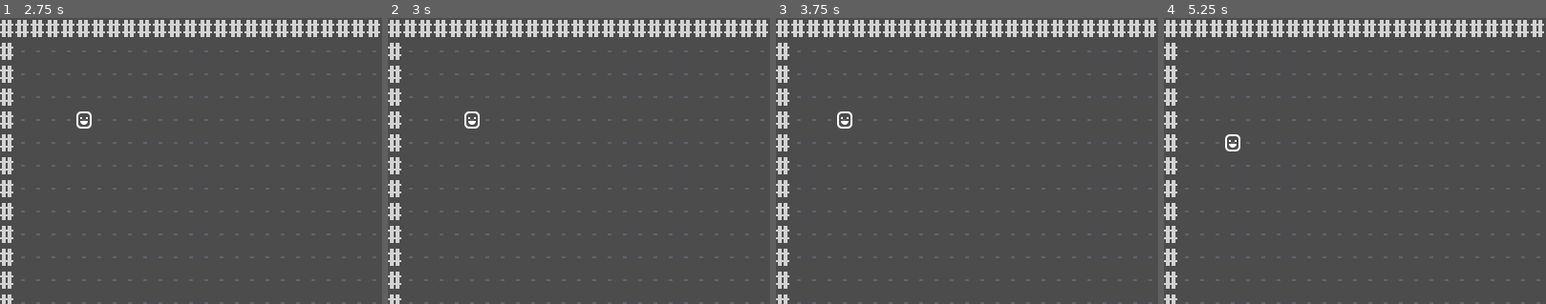
Above: before the commit, frames 1-4 (left to right).
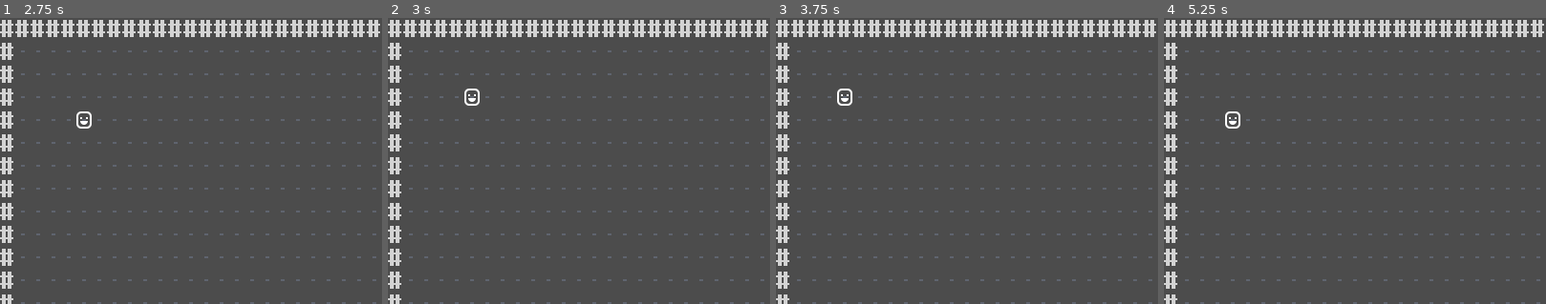
Above: after the commit, the same moments.

Repository: Zedalgo/GodotRogueSD
Game: Godot game, scene res://scene/main/MainScene.tscn
Same seed, same stepped clock (60 frames per second), same inputs: the game is played once before the commit and once after it.
Inputs (mouse positions are % of the whole screen's width and height, from its top left):
- Up to frame 1 (2.75 s): tap Space (start_game) at 0.5, 0.8, 1.25, 1.35, 2, 2.3 s; move the mouse to (72, 45) at 0.52 s; press the mouse at (72, 45) at 0.53 s; hold Right (move_right) 0.53-1.28 s; move the mouse to (30, 55) at 1.27 s; release the mouse at (30, 55) at 1.28 s; hold Down (move_down) 1.28-2.03 s; click (30, 55) at 1.55 s; move the mouse to (60, 28) at 2.02 s; press the mouse at (60, 28) at 2.03 s; hold Right (move_right) from 2.03 s (still down)
- Up to frame 2 (3 s): tap Space (start_game) at 2.75, 2.85 s; move the mouse to (45, 70) at 2.77 s; release Right (move_right) at 2.78 s; release the mouse at (45, 70) at 2.78 s; hold Up (move_up) from 2.78 s (still down)
- Up to frame 3 (3.75 s): click (45, 70) at 3.05 s; tap Space (start_game) at 3.5 s; move the mouse to (80, 65) at 3.52 s; release Up (move_up) at 3.53 s; press the mouse at (80, 65) at 3.53 s; hold Left (move_left) from 3.53 s (still down)
- Up to frame 4 (5.25 s): tap Space (start_game) at 3.8, 4.25, 4.35 s; tap ' (debug_key) at 4.15 s; move the mouse to (20, 35) at 4.27 s; release the mouse at (20, 35) at 4.28 s; click (20, 35) at 4.55 s; move the mouse to (55, 50) at 5.02 s; release Left (move_left) at 5.03 s; press the mouse at (55, 50) at 5.03 s; hold Down (move_down) from 5.03 s (still down)
The pictures show only the part of the screen within x 0-50%, y 0-50%; the shares and areas given below are measured in that part.

Frame 1 is identical in both runs. In frame 2, 0.3% of the frame differs, in the area x 20-24%, y 24-39%; in frame 3, 0.3%; in frame 4, 0.3%.
Error before the commit: Invalid get index '3' (on base: 'Array'). (res://MainScene.gd:76)
Error after the commit: Invalid get index '36' (on base: 'Array'). (res://scene/main/MainScene.gd:76)

Commit message:
movement reworked, walls now unwalkable

Diff:
--- a/project.godot
+++ b/project.godot
@@ -10,6 +10,7 @@
 
 _global_script_classes=[  ]
 _global_script_class_icons={
+
 }
 
 [application]
@@ -26,7 +27,7 @@
 
 start_game={
 "deadzone": 0.5,
-"events": [ Object(InputEventKey,"resource_local_to_scene":false,"resource_name":"","device":0,"alt":false,"shift":false,"control":false,"meta":false,"command":false,"pressed":false,"scancode":32,"physical_scancode":0,"unicode":0,"echo":false,"script":null)
+"events": [ Object(InputEventKey,"resource_local_to_scene":false,"resource_name":"","device":0,"alt":false,"shift":false,"control":false,"meta":false,"command":false,"pressed":false,"scancode":32,"unicode":0,"echo":false,"script":null)
  ]
 }
 select={
@@ -36,27 +37,27 @@
 }
 move_up={
 "deadzone": 0.5,
-"events": [ Object(InputEventKey,"resource_local_to_scene":false,"resource_name":"","device":0,"alt":false,"shift":false,"control":false,"meta":false,"command":false,"pressed":false,"scancode":0,"physical_scancode":16777232,"unicode":0,"echo":false,"script":null)
+"events": [ Object(InputEventKey,"resource_local_to_scene":false,"resource_name":"","device":0,"alt":false,"shift":false,"control":false,"meta":false,"command":false,"pressed":false,"scancode":16777232,"unicode":0,"echo":false,"script":null)
  ]
 }
 move_down={
 "deadzone": 0.5,
-"events": [ Object(InputEventKey,"resource_local_to_scene":false,"resource_name":"","device":0,"alt":false,"shift":false,"control":false,"meta":false,"command":false,"pressed":false,"scancode":0,"physical_scancode":16777234,"unicode":0,"echo":false,"script":null)
+"events": [ Object(InputEventKey,"resource_local_to_scene":false,"resource_name":"","device":0,"alt":false,"shift":false,"control":false,"meta":false,"command":false,"pressed":false,"scancode":16777234,"unicode":0,"echo":false,"script":null)
  ]
 }
 move_left={
 "deadzone": 0.5,
-"events": [ Object(InputEventKey,"resource_local_to_scene":false,"resource_name":"","device":0,"alt":false,"shift":false,"control":false,"meta":false,"command":false,"pressed":false,"scancode":0,"physical_scancode":16777231,"unicode":0,"echo":false,"script":null)
+"events": [ Object(InputEventKey,"resource_local_to_scene":false,"resource_name":"","device":0,"alt":false,"shift":false,"control":false,"meta":false,"command":false,"pressed":false,"scancode":16777231,"unicode":0,"echo":false,"script":null)
  ]
 }
 move_right={
 "deadzone": 0.5,
-"events": [ Object(InputEventKey,"resource_local_to_scene":false,"resource_name":"","device":0,"alt":false,"shift":false,"control":false,"meta":false,"command":false,"pressed":false,"scancode":0,"physical_scancode":16777233,"unicode":0,"echo":false,"script":null)
+"events": [ Object(InputEventKey,"resource_local_to_scene":false,"resource_name":"","device":0,"alt":false,"shift":false,"control":false,"meta":false,"command":false,"pressed":false,"scancode":16777233,"unicode":0,"echo":false,"script":null)
  ]
 }
 debug_key={
 "deadzone": 0.5,
-"events": [ Object(InputEventKey,"resource_local_to_scene":false,"resource_name":"","device":0,"alt":false,"shift":false,"control":false,"meta":false,"command":false,"pressed":false,"scancode":0,"physical_scancode":39,"unicode":0,"echo":false,"script":null)
+"events": [ Object(InputEventKey,"resource_local_to_scene":false,"resource_name":"","device":0,"alt":false,"shift":false,"control":false,"meta":false,"command":false,"pressed":false,"scancode":39,"unicode":0,"echo":false,"script":null)
  ]
 }
 
--- /dev/null
+++ b/scene/main/MainScene.gd
@@ -0,0 +1,87 @@
+extends Node2D
+
+var _floor_scene:PackedScene = preload("res://sprite/Floor.tscn")
+var _wall_scene:PackedScene = preload("res://sprite/Wall.tscn")
+var _player_scene:PackedScene = preload("res://sprite/Player.tscn")
+
+var _new_GetCoord = preload("res://library/GetCoord.gd").new()
+
+var player:Sprite
+var wall:Sprite
+
+var map:Array = []
+
+var map_generated:bool = false
+
+var tile_width:int = 16
+var tile_height:int = 24
+
+
+# Theoretically runs when the main scene happens for the first time
+func _ready():
+	randomize()
+
+# Handles non-movement player inputs
+func _unhandled_input(Input):
+	if Input.is_action_pressed("start_game") && map_generated == false:
+		$SpaceToGenMap.visible = false
+		map_generated = true
+		print("Generating map...")
+		generate_map()
+		print("Map generated.")
+	if map_generated == true:
+		if Input.is_action_pressed("select"):
+			get_clicked_grid_tile()
+		if Input.is_action_pressed("debug_key"):
+			print(_new_GetCoord.vector_to_index(player.position.x, player.position.y))
+		if Input.is_action_pressed("move_down"):
+			try_move(0, 1)
+		if Input.is_action_pressed("move_up"):
+			try_move(0, -1)
+		if Input.is_action_pressed("move_right"):
+			try_move(1, 0)
+		if Input.is_action_pressed("move_left"):
+			try_move(-1, 0)
+
+
+# Currently generates a static map
+func generate_map():
+	for i in range(33):
+		map.append([])
+		for j in range(17):
+			var _wall = _wall_scene.instance()
+			var x:int = i * 16 + 8
+			var y:int = j * 24 + 12
+			if (j == 0 || j == 16) || (i == 0 || i == 32):
+
+				_wall.position = Vector2(x, y)
+				get_parent().add_child(_wall)
+				map[i].append(_wall)
+			else:
+				var _floor = _floor_scene.instance()
+				var location:Vector2 = _new_GetCoord.index_to_vector(i, j)
+				_floor.position = location
+				get_parent().add_child(_floor)
+				map[i].append(_floor)
+
+	player = _player_scene.instance()
+	player.position = _new_GetCoord.index_to_vector(3, 3)
+	get_parent().add_child(player)
+
+
+func get_clicked_grid_tile():
+	var click_loc = get_global_mouse_position()
+	var index_loc = _new_GetCoord.vector_to_index(click_loc.x, click_loc.y)
+	print(index_loc)
+	print(map[index_loc.x][index_loc.y].walkable)
+	return Vector2(index_loc)
+
+func try_move(dx, dy):
+	var try_vec_x = player.position.x + (dx * tile_width)
+	var try_vec_y = player.position.y + (dy * tile_height)
+	var try_index:Vector2 = _new_GetCoord.vector_to_index(try_vec_x, try_vec_y)
+	if map[try_index.x][try_index.y].walkable == false:
+		print("That's a wall")
+	else:
+		player.position.x = try_vec_x
+		player.position.y = try_vec_y
--- a/scene/main/MainScene.tscn
+++ b/scene/main/MainScene.tscn
@@ -1,6 +1,6 @@
 [gd_scene load_steps=2 format=2]
 
-[ext_resource path="res://MainScene.gd" type="Script" id=1]
+[ext_resource path="res://scene/main/MainScene.gd" type="Script" id=1]
 
 [node name="MainScene" type="Node2D"]
 script = ExtResource( 1 )
--- /dev/null
+++ b/sprite/Floor.gd
@@ -0,0 +1,3 @@
+extends Sprite
+
+export var walkable:bool = true
--- a/sprite/Floor.tscn
+++ b/sprite/Floor.tscn
@@ -1,6 +1,7 @@
-[gd_scene load_steps=3 format=2]
+[gd_scene load_steps=4 format=2]
 
 [ext_resource path="res://resource/CursesVectorMain 16x24.png" type="Texture" id=1]
+[ext_resource path="res://sprite/Floor.gd" type="Script" id=2]
 
 [sub_resource type="AtlasTexture" id=1]
 flags = 4
@@ -10,3 +11,4 @@
 [node name="Floor" type="Sprite"]
 modulate = Color( 0.376471, 0.396078, 0.439216, 1 )
 texture = SubResource( 1 )
+script = ExtResource( 2 )
--- a/sprite/Player.gd
+++ b/sprite/Player.gd
@@ -1,20 +1 @@
-extends Sprite
-
-var tile_height = 24
-var tile_width = 16
-
-
-# Handles player inputs
-func _unhandled_input(Input):
-	if Input.is_action_pressed("move_down"):
-		try_move(0, 1)
-#	if Input.is_action_pressed("move_up"):
-#		try_move(0, -1)
-	if Input.is_action_pressed("move_right"):
-		try_move(1, 0)
-	if Input.is_action_pressed("move_left"):
-		try_move(-1, 0)
-
-func try_move(dx, dy):
-	position.x += (dx * tile_width)
-	position.y += (dy * tile_height)
+extends Node2D
--- /dev/null
+++ b/sprite/Wall.gd
@@ -0,0 +1,3 @@
+extends Sprite
+
+export var walkable:bool = false
--- a/sprite/Wall.tscn
+++ b/sprite/Wall.tscn
@@ -1,6 +1,7 @@
-[gd_scene load_steps=3 format=2]
+[gd_scene load_steps=4 format=2]
 
 [ext_resource path="res://resource/CursesVectorMain 16x24.png" type="Texture" id=1]
+[ext_resource path="res://sprite/Wall.gd" type="Script" id=2]
 
 [sub_resource type="AtlasTexture" id=1]
 flags = 4
@@ -10,3 +11,4 @@
 [node name="Wall" type="Sprite"]
 modulate = Color( 0.831373, 0.831373, 0.831373, 1 )
 texture = SubResource( 1 )
+script = ExtResource( 2 )
Not shown, changed: resource/CursesVectorBig 24x36.png.import
Not shown, changed: resource/CursesVectorMain 16x24.png.import
Not shown, changed: resource/CursesVectorSmall 12x18.png.import
Not shown, changed: resource/icon.png.import
